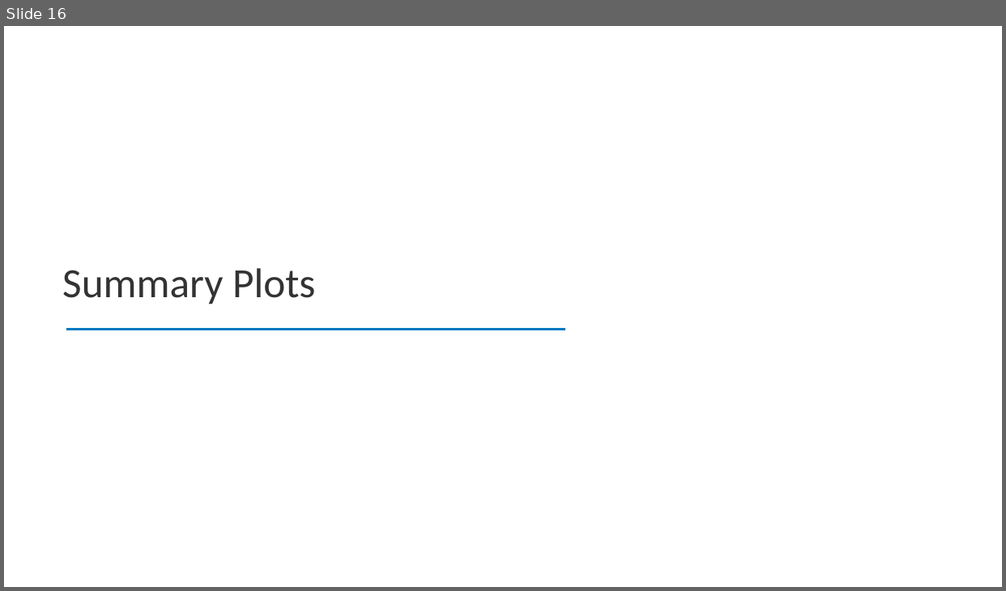
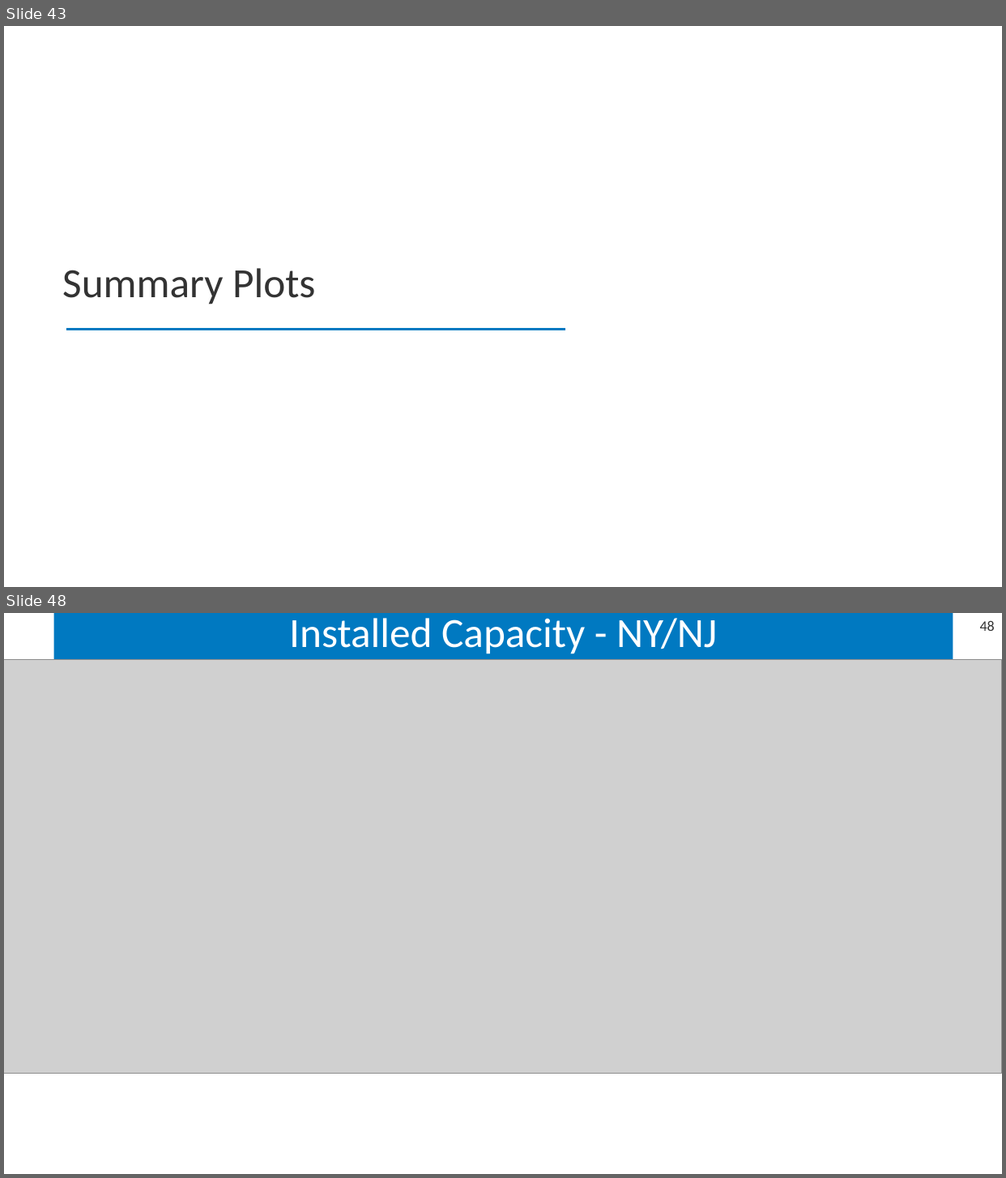
Before and after one commit to sbredenk/CORAL, a slide deck: postprocessing/results/example_atlantic/example_atlantic_results.pptx. Shown one above the other, each under a label of ours: slide 16 before the commit, slides 43 and 48 after it; the slides between them are not shown. The pictures are 1006x591 and 1006x1178 pixels, drawn with LibreOffice and Linux fonts; fonts in the diff are those of the drawing; grey boxes stand for pictures. Boxes give left, top, right and bottom in pixels: in the first picture for what was removed or moved away, otherwise in the second. Text is boxed around its words. In the diff, an @@ line names an element or a change of style, - is before the commit and + after.

```diff
--- a/postprocessing/results/example_atlantic/example_atlantic_results.pptx
+++ b/postprocessing/results/example_atlantic/example_atlantic_results.pptx
@@ slide 48 added at <box>4,613,1002,1174</box>, background #FFFFFF @@
@@ title added at <box>54,613,953,659</box>, fill #0079C1, 40 pt, text #FFFFFF @@
+Installed Capacity - NY/NJ
@@ page number added at <box>980,620,995,631</box>, 14 pt, text #333333 @@
+48
@@ picture added at <box>4,659,1002,1074</box> @@
@@ what was slide 16 is now slide 43 @@
```
Also in this commit, not shown: 39 other slides added, 7 other files.
